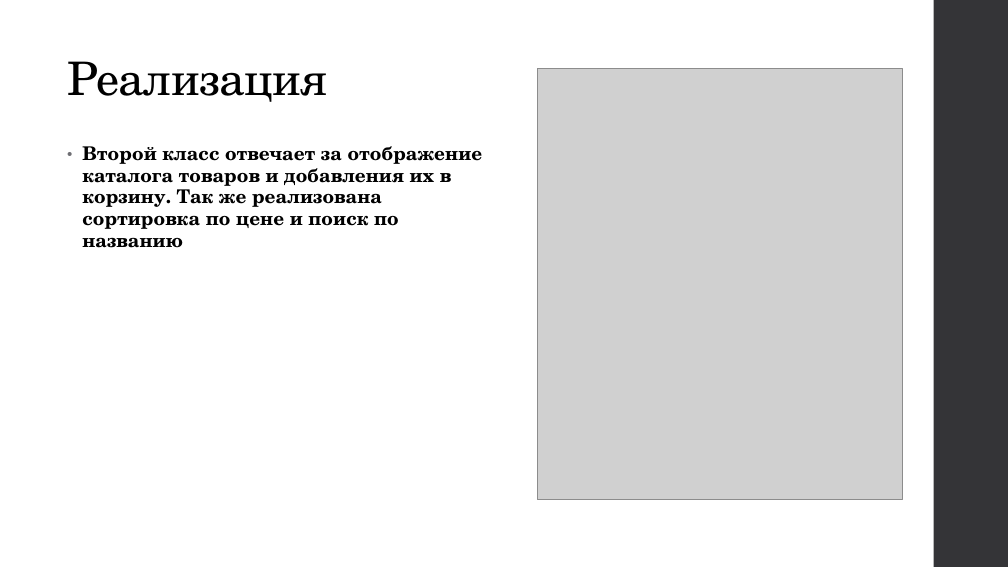
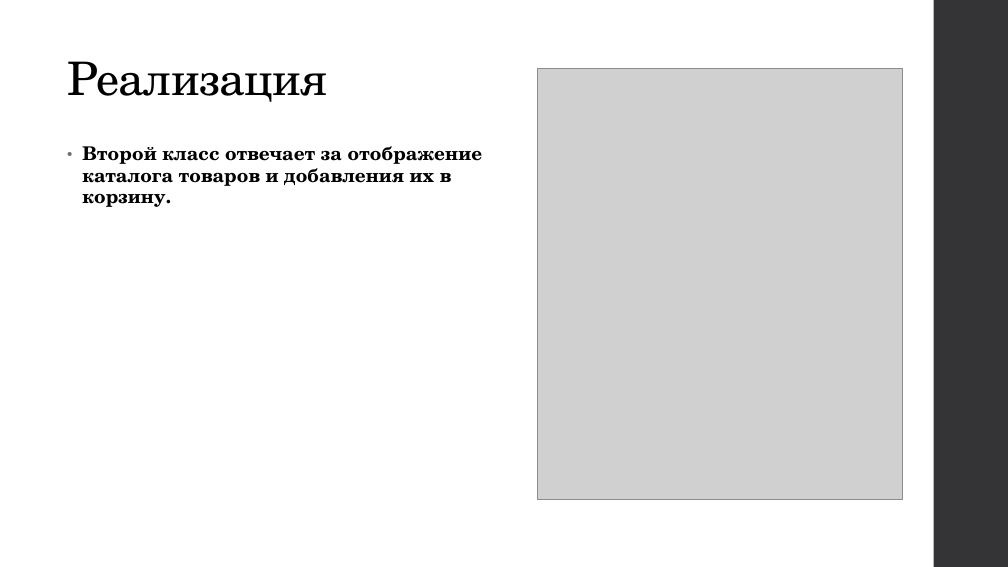
Before and after one commit to Asklit/online_store_public, a slide deck: slide 4 of online_store.pptx. Drawn at 1008x567 pixels with LibreOffice and Linux fonts; fonts in the diff are those of the drawing; grey boxes stand for pictures. Boxes give left, top, right and bottom in pixels: in the first picture for what was removed or moved away, otherwise in the second. Text is boxed around its words. In the diff, an @@ line names an element or a change of style, - is before the commit and + after.

```diff
--- a/online_store.pptx
+++ b/online_store.pptx
@@ text at bbox=[82, 146, 483, 207]: text changed @@
-• Второй класс отвечает за отображение каталога товаров и добавления их в корзину. Так же реализована сортировка по цене и поиск по названию
+• Второй класс отвечает за отображение каталога товаров и добавления их в корзину.
```
Also in this commit, not shown: 3 other slides changed.
